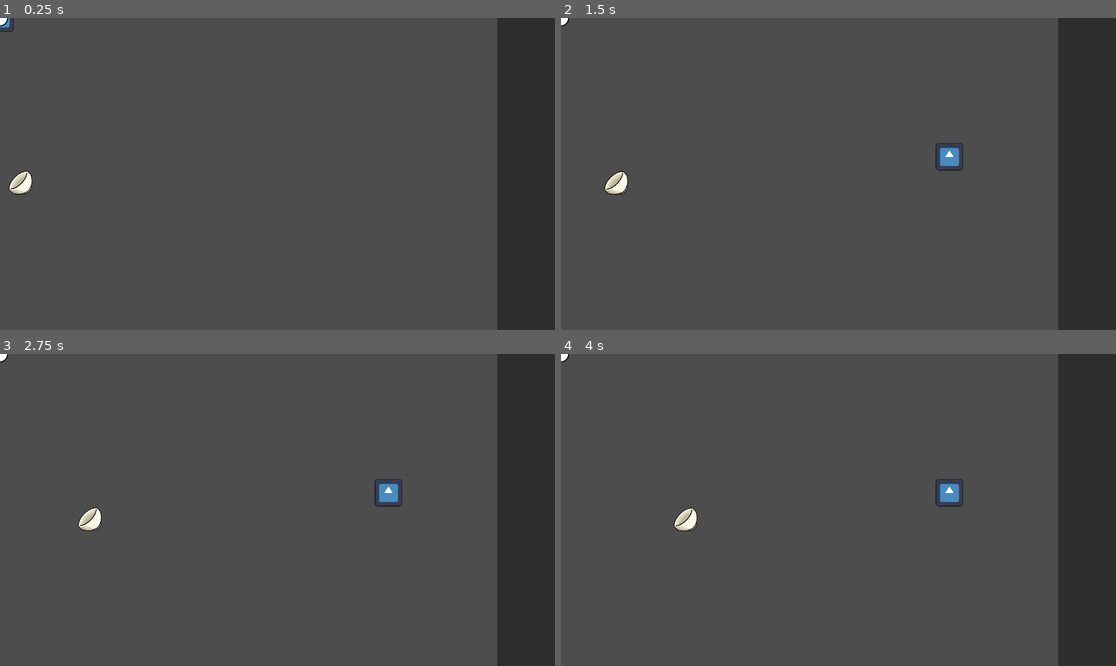
Above: before the commit, frames 1-4 (two rows, left to right).
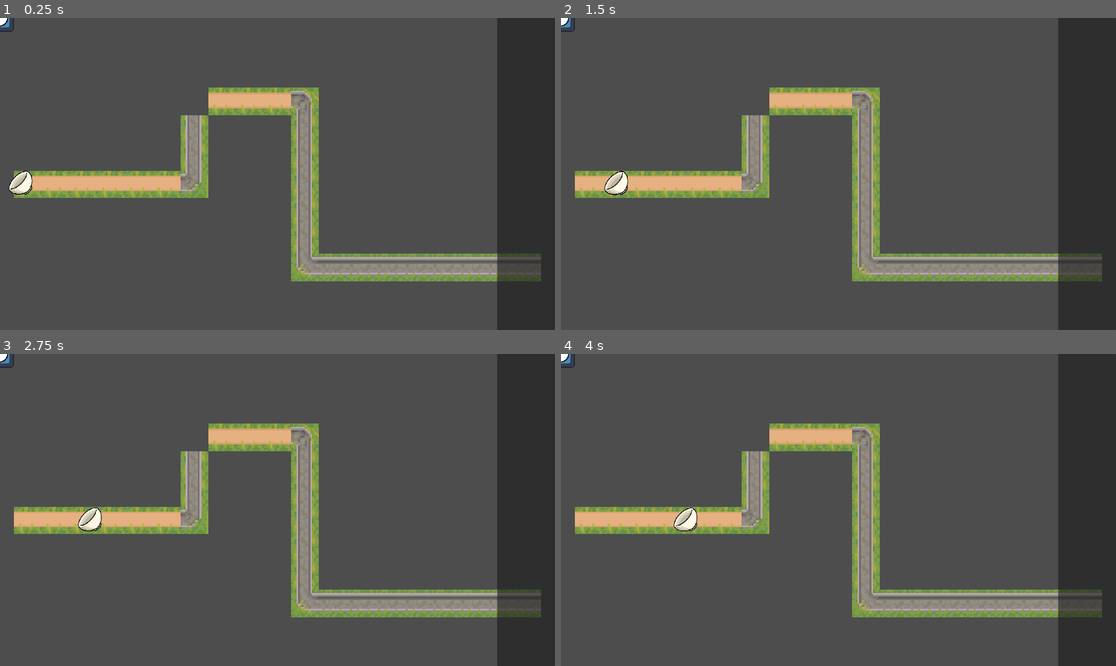
Above: after the commit, the same moments.

Repository: Vodka-Games/Scam-Tower-Defense
Game: Godot game, scene res://Main.tscn
The game is run twice, just before and just after one commit, with the same random seed, the same clock (stepped at 60 frames per second) and the same inputs. The engine's default icon, where the game draws it, is replaced by a stand-in: a white triangle on a blue panel in a dark square.
Inputs (mouse positions are in pixels of both pictures, inside the frame that each line leads up to):
- Up to frame 1 (0.25 s): no input
- Up to frame 2 (1.5 s): tap Enter (ui_accept) at 0.5, 0.77 s; move the mouse to (960, 158) at 0.52 s; hold Right (ui_right) 0.53-1.28 s; click (960, 158) at 0.67 s; move the mouse to (727, 189) at 1.27 s; hold Down (ui_down) from 1.28 s (still down)
- Up to frame 3 (2.75 s): tap Enter (ui_accept) at 1.52 s; move the mouse to (333, 441) at 2.02 s; release Down (ui_down) at 2.03 s; hold Right (ui_right) from 2.03 s (still down)
- Up to frame 4 (4 s): move the mouse to (810, 572) at 2.77 s; release Right (ui_right) at 2.78 s; hold Up (ui_up) 2.78-3.53 s; click (810, 572) at 2.92 s; tap Enter (ui_accept) at 3.02, 3.77 s; move the mouse to (1005, 556) at 3.52 s; hold Left (ui_left) from 3.53 s (still down)

The runs differ from the first frame. In frame 1, 11% of the frame differs, in the area x 0-98%, y 0-85%; in frame 2, 12%; in frame 3, 12%; in frame 4, 12%.

Commit message:
tilemap basic
make tilemap

Diff:
--- a/Main.tscn
+++ b/Main.tscn
@@ -1,16 +1,89 @@
-[gd_scene load_steps=8 format=3 uid="uid://dxnf3klxl5wf1"]
+[gd_scene load_steps=10 format=3 uid="uid://dxnf3klxl5wf1"]
 
-[ext_resource type="PackedScene" uid="uid://c0crmraifsexf" path="res://tower/basic_tower.tscn" id="1_8fkri"]
+[ext_resource type="PackedScene" uid="uid://emsjesr7jd4j" path="res://tower/basic_tower.tscn" id="1_8fkri"]
 [ext_resource type="Script" path="res://TowerInstaller.gd" id="1_ic3rl"]
 [ext_resource type="PackedScene" uid="uid://ok2icsy37jau" path="res://enemy/basic_enemy.tscn" id="3_0jexe"]
 [ext_resource type="PackedScene" uid="uid://cnxkmwfybdk8a" path="res://map/lv_1_path.tscn" id="3_o8hi5"]
 [ext_resource type="Script" path="res://Spawner.gd" id="5_qh5a0"]
-[ext_resource type="PackedScene" uid="uid://dn233gw24l14r" path="res://tower/bullet.tscn" id="6_t3x52"]
+[ext_resource type="Texture2D" uid="uid://c1ltyrwgtsscv" path="res://map/level_1/TilesetGrass/map1.png" id="6_pxk0l"]
+[ext_resource type="PackedScene" path="res://tower/bullet.tscn" id="6_t3x52"]
+
+[sub_resource type="TileSetAtlasSource" id="TileSetAtlasSource_jukju"]
+texture = ExtResource("6_pxk0l")
+use_texture_padding = false
+0:0/0 = 0
+1:0/0 = 0
+2:0/0 = 0
+0:1/0 = 0
+1:1/0 = 0
+2:1/0 = 0
+0:2/0 = 0
+1:2/0 = 0
+2:2/0 = 0
+0:3/0 = 0
+1:3/0 = 0
+2:3/0 = 0
+0:4/0 = 0
+1:4/0 = 0
+2:4/0 = 0
+0:5/0 = 0
+1:5/0 = 0
+2:5/0 = 0
+0:6/0 = 0
+1:6/0 = 0
+2:6/0 = 0
+13:17/0 = 0
+14:17/0 = 0
+15:17/0 = 0
+15:18/0 = 0
+5:23/0 = 0
+4:22/0 = 0
+8:24/0 = 0
+9:24/0 = 0
+9:25/0 = 0
+10:25/0 = 0
+12:25/0 = 0
+12:26/0 = 0
+13:29/0 = 0
+13:30/0 = 0
+13:31/0 = 0
+13:32/0 = 0
+14:32/0 = 0
+15:32/0 = 0
+15:31/0 = 0
+15:30/0 = 0
+14:30/0 = 0
+14:31/0 = 0
+14:29/0 = 0
+15:29/0 = 0
+16:29/0 = 0
+16:30/0 = 0
+16:31/0 = 0
+14:28/0 = 0
+15:27/0 = 0
+15:28/0 = 0
+16:27/0 = 0
+16:28/0 = 0
+17:27/0 = 0
+17:28/0 = 0
+17:29/0 = 0
+17:30/0 = 0
+15:24/0 = 0
+15:25/0 = 0
+9:27/0 = 0
+8:27/0 = 0
 
 [sub_resource type="TileSet" id="TileSet_f374n"]
-tile_size = Vector2i(96, 96)
+sources/0 = SubResource("TileSetAtlasSource_jukju")
 
 [node name="Main" type="Node2D"]
+
+[node name="Background" type="TileMap" parent="."]
+position = Vector2(48, 48)
+scale = Vector2(6, 6)
+tile_set = SubResource("TileSet_f374n")
+format = 2
+layer_0/tile_data = PackedInt32Array(327680, 917504, 17, 327681, 917504, 17, 327682, 917504, 17, 327683, 917504, 17, 327684, 917504, 17, 327685, 917504, 17, 327686, 983040, 25, 262150, 983040, 24, 196614, 983040, 24, 131082, 589824, 24, 131081, 917504, 17, 131080, 917504, 17, 131079, 917504, 17, 196618, 786432, 26, 262154, 786432, 26, 327690, 786432, 26, 393226, 786432, 26, 458762, 786432, 26, 524299, 655360, 25, 524300, 655360, 25, 524301, 655360, 25, 524302, 655360, 25, 524303, 655360, 25, 524304, 655360, 25, 524305, 655360, 25, 524306, 655360, 25, 524298, 589824, 25)
 
 [node name="TowerInstaller" type="Node2D" parent="."]
 script = ExtResource("1_ic3rl")
@@ -42,11 +115,6 @@
 [node name="Spawner" type="Node2D" parent="Lv1_Path"]
 script = ExtResource("5_qh5a0")
 
-[node name="TileMap" type="TileMap" parent="."]
-position = Vector2(48, 48)
-tile_set = SubResource("TileSet_f374n")
-format = 2
-
 [node name="Bullet" parent="." instance=ExtResource("6_t3x52")]
 
 [connection signal="gui_input" from="TowerUI/Panel" to="TowerInstaller" method="_on_panel_gui_input"]
--- a/project.godot
+++ b/project.godot
@@ -27,3 +27,7 @@
 [dotnet]
 
 project/assembly_name="Scam-Tower-Defense"
+
+[rendering]
+
+textures/canvas_textures/default_texture_filter=0
--- a/theme/ca.tscn
+++ b/theme/ca.tscn
@@ -25,6 +25,20 @@
 offset_right = 510.0
 grow_vertical = 0
 color = Color(1, 0, 1, 1)
+
+[node name="Label" type="Label" parent="UI_ingame/RuntimeLevelname"]
+layout_mode = 1
+anchors_preset = 7
+anchor_left = 0.5
+anchor_top = 1.0
+anchor_right = 0.5
+anchor_bottom = 1.0
+offset_left = -72.0
+offset_top = -171.0
+offset_right = 41.0
+offset_bottom = -100.0
+grow_horizontal = 2
+grow_vertical = 0
 
 [node name="ItemList" type="ItemList" parent="UI_ingame"]
 anchors_preset = 7
--- a/tower/basic_tower.tscn
+++ b/tower/basic_tower.tscn
@@ -1,15 +1,14 @@
-[gd_scene load_steps=4 format=3 uid="uid://c0crmraifsexf"]
+[gd_scene load_steps=4 format=3 uid="uid://emsjesr7jd4j"]
 
 [ext_resource type="Texture2D" uid="uid://dmftt8lyryysr" path="res://icon.svg" id="1_65ciw"]
-[ext_resource type="Script" path="res://tower/Tower.gd" id="1_xvdnc"]
+[ext_resource type="Script" path="res://Tower.gd" id="2_f4x70"]
 
 [sub_resource type="CircleShape2D" id="CircleShape2D_rj55e"]
 radius = 96.0
 
 [node name="Tower" type="Area2D"]
 collision_layer = 2
-script = ExtResource("1_xvdnc")
-range = 3
+script = ExtResource("2_f4x70")
 
 [node name="Sprite2D" type="Sprite2D" parent="."]
 scale = Vector2(0.75, 0.75)
@@ -18,8 +17,4 @@
 [node name="Range" type="CollisionShape2D" parent="."]
 shape = SubResource("CircleShape2D_rj55e")
 
-[node name="AttackTimer" type="Timer" parent="."]
-
 [connection signal="area_entered" from="." to="." method="_on_area_entered"]
-[connection signal="area_exited" from="." to="." method="_on_area_exited"]
-[connection signal="timeout" from="AttackTimer" to="." method="_on_attack_timer_timeout"]
